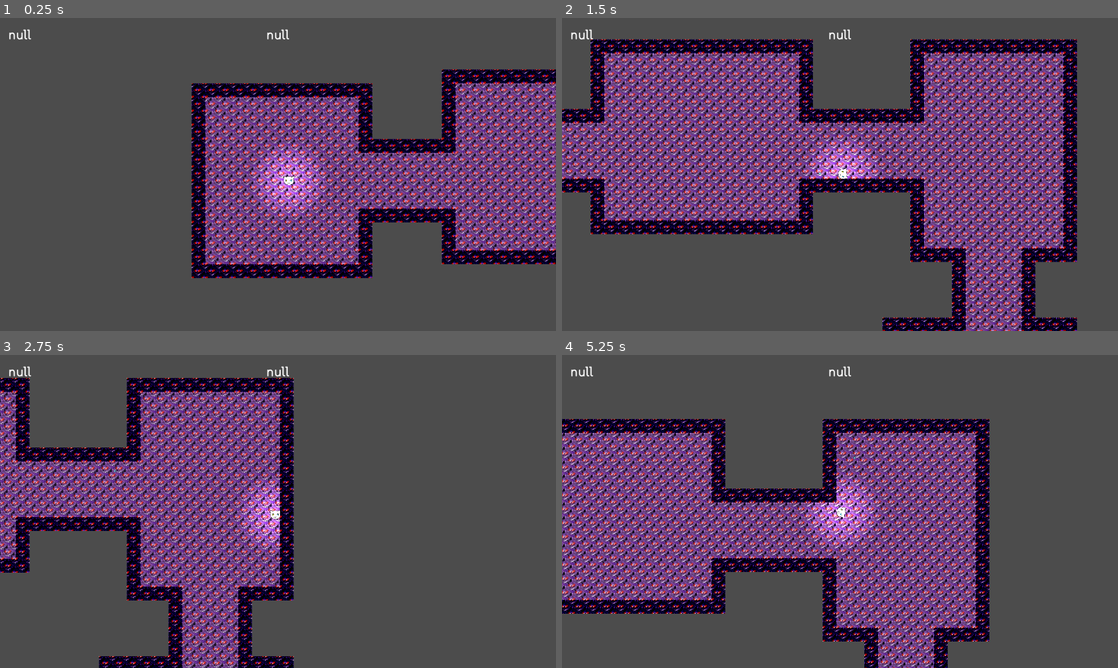
Above: before the commit, frames 1-4 (two rows, left to right).
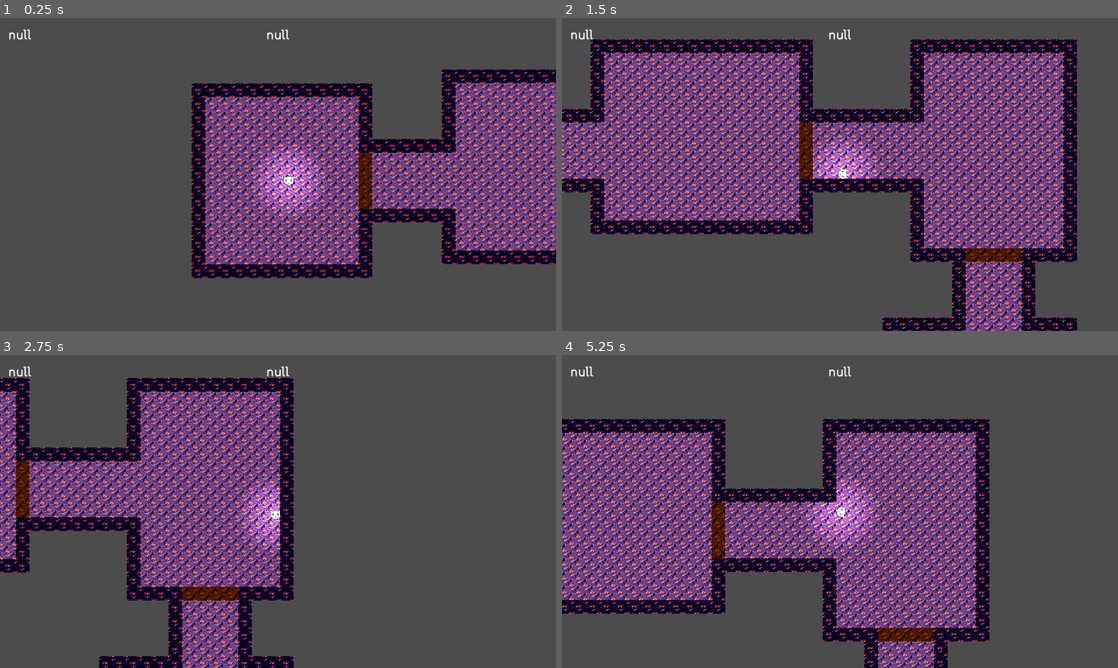
Above: after the commit, the same moments.

Repository: maroisa/paw-print
Game: Godot game, scene res://worlds/world.tscn
The game is run twice, just before and just after one commit, with the same random seed, the same clock (stepped at 60 frames per second) and the same inputs.
Inputs (mouse positions are in pixels of both pictures, inside the frame that each line leads up to):
- Up to frame 1 (0.25 s): no input
- Up to frame 2 (1.5 s): move the mouse to (962, 158) at 0.52 s; hold D (p_right) 0.53-1.28 s; tap Space (p_action) at 0.6, 1.35 s; move the mouse to (728, 190) at 1.27 s; hold S (p_down) from 1.28 s (still down)
- Up to frame 3 (2.75 s): move the mouse to (333, 442) at 2.02 s; release S (p_down) at 2.03 s; hold D (p_right) from 2.03 s (still down); tap Space (p_action) at 2.1 s
- Up to frame 4 (5.25 s): move the mouse to (812, 574) at 2.77 s; release D (p_right) at 2.78 s; hold W (p_up) 2.78-3.53 s; tap Space (p_action) every 0.75 s from 2.85 to 5.1 s; move the mouse to (1006, 558) at 3.52 s; hold A (p_left) 3.53-5.03 s; move the mouse to (673, 464) at 4.27 s; move the mouse to (867, 511) at 5.02 s; hold S (p_down) from 5.03 s (still down)

The runs differ from the first frame. In frame 1, 0.5% of the frame differs, in the area x 64-67%, y 43-61%; in frame 2, 0.9%; in frame 3, 0.9%, in the area x 2-43%, y 34-79%; in frame 4, 0.9%.

Commit message:
room's lock

Diff:
--- a/classes/pawroom.gd
+++ b/classes/pawroom.gd
@@ -1,5 +1,7 @@
 extends Node2D
 class_name PawRoom
+
+var lock = []
 
 func generate_room():
 	$TileMap.clear()
@@ -32,10 +34,20 @@
 
 	for i in range(value[1] * 10, 0, -value[1]):
 		for ii in range(-3, 3):
-			if i == 10: continue
+			if i == 10:
+				continue
 
 			var selected = [i, ii] if value[0] else [ii, i]
+			if ii in range(-2, 2):
+				if $TileMap.get_cell(selected[0], selected[1]) == 1:
+					lock.append(Vector2(selected[0], selected[1]))
+
 			if ii == -3 or ii == 2:
 				if $TileMap.get_cell(selected[0], selected[1]) == -1:
 					$TileMap.set_cell(selected[0], selected[1], 1)
+
 			else: $TileMap.set_cell(selected[0], selected[1], 0)
+
+func generate_lock():
+	for i in lock:
+		$PawWall.set_cellv(i, 0)
--- a/classes/pawwall.gd
+++ b/classes/pawwall.gd
@@ -1,7 +1,5 @@
 extends TileMap
 class_name PawWall
 
-
-
 func _ready():
 	self.get_used_cells()
--- a/worlds/room.tscn
+++ b/worlds/room.tscn
@@ -1,6 +1,5 @@
-[gd_scene load_steps=14 format=2]
+[gd_scene load_steps=12 format=2]
 
-[ext_resource path="res://classes/pawwall.gd" type="Script" id=1]
 [ext_resource path="res://assets/textures/loona_wall.png" type="Texture" id=2]
 [ext_resource path="res://assets/textures/loona_tile.png" type="Texture" id=3]
 [ext_resource path="res://classes/pawroom.gd" type="Script" id=4]
@@ -80,9 +79,6 @@
 [sub_resource type="OccluderPolygon2D" id=5]
 polygon = PoolVector2Array( 64, 64, 0, 64, 0, 0, 64, 0 )
 
-[sub_resource type="ConvexPolygonShape2D" id=4]
-points = PoolVector2Array( 64, 64, 0, 64, 0, 0, 64, 0 )
-
 [sub_resource type="TileSet" id=3]
 0/name = "loona_wall.png 0"
 0/texture = ExtResource( 2 )
@@ -95,16 +91,9 @@
 0/navigation_offset = Vector2( 0, 0 )
 0/shape_offset = Vector2( 0, 0 )
 0/shape_transform = Transform2D( 1, 0, 0, 1, 0, 0 )
-0/shape = SubResource( 4 )
 0/shape_one_way = false
-0/shape_one_way_margin = 1.0
-0/shapes = [ {
-"autotile_coord": Vector2( 0, 0 ),
-"one_way": false,
-"one_way_margin": 1.0,
-"shape": SubResource( 4 ),
-"shape_transform": Transform2D( 1, 0, 0, 1, 0, 0 )
-} ]
+0/shape_one_way_margin = 0.0
+0/shapes = [  ]
 0/z_index = 0
 
 [sub_resource type="RectangleShape2D" id=1]
@@ -122,7 +111,6 @@
 z_index = -1
 tile_set = SubResource( 3 )
 format = 1
-script = ExtResource( 1 )
 
 [node name="Area2D" type="Area2D" parent="."]
 
--- a/worlds/world.tscn
+++ b/worlds/world.tscn
@@ -30,6 +30,7 @@
 		room_ins.global_position = placed_room[-1] * 1280
 
 		room_ins.generate_door(random)
+		room_ins.generate_lock()
 		room_ins.generate_door(-last_vector)
 
 		last_vector = random
